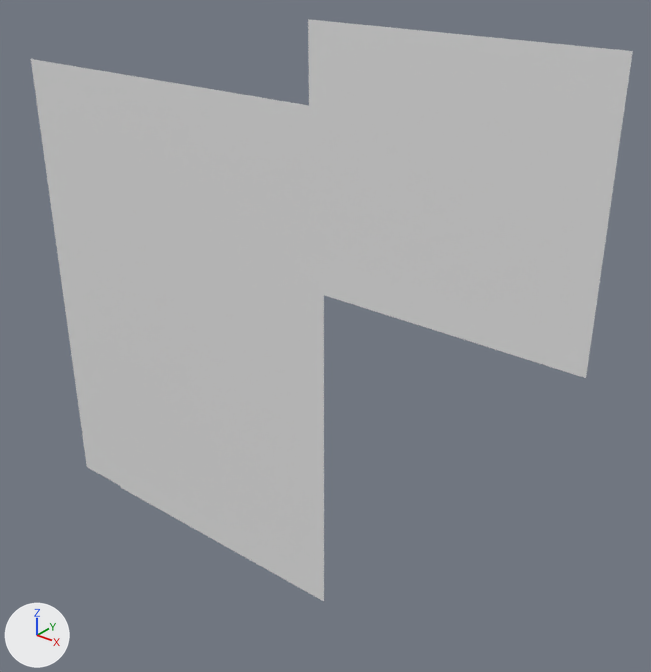
The OBJ model Assets/Tiled2Unity/Meshes/Map.obj as it was, and as the next commit left it.
Before and after are seen from a 50 mm camera at (29.2, -107.4, -8.5) aimed at (-62.2, 6.8, -79.3). The axes (+X, +Y, +Z) are drawn at lower left. The lights are the same throughout. Where no turn or scale is listed for an object, it has been applied to the vertices.

Objects in the first picture: 'Map'.
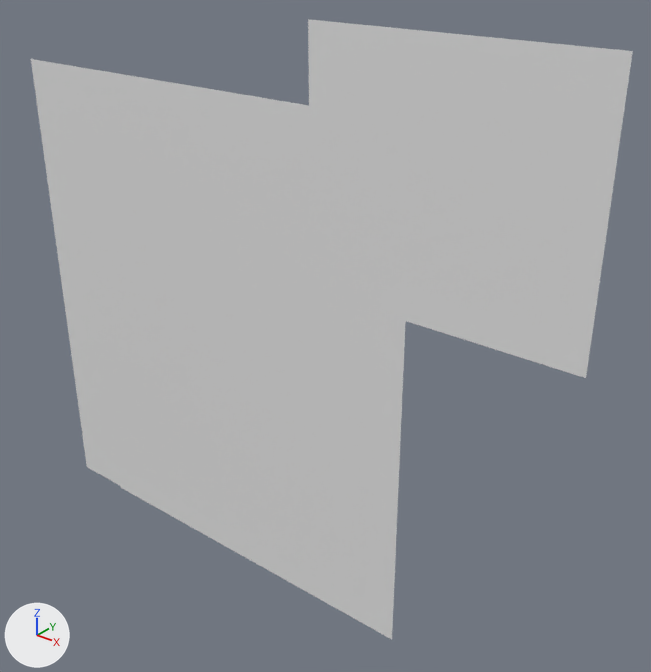
Changed parts and their boxes [x1, y1, x2, y2] in the pictures (651 x 672 px):
'Map', reshaped (7% taller)
    before: [31, 19, 633, 601]
    after: [31, 19, 633, 639]
part 1 of me_map, added
    after: [324, 295, 406, 639]

What changed in the scene script:
```text
Change me_map:
    used by ob_map; location = (0.0, 0.0, 0.0)
    remove me_map.from_pydata(...)  # 40202 vertices, 39724 faces; spans x -131.0..-11.0, y 0.0, z -133.4..-24.5
    add me_map.from_pydata(...)  # 44860 vertices, 44382 faces; spans x -131.0..-11.0, y 0.0, z -133.4..-24.5
    me_map part 1: 4658 vertices added at x -56.6..-40.8, y 0.0, z -133.4..-68.2
```
